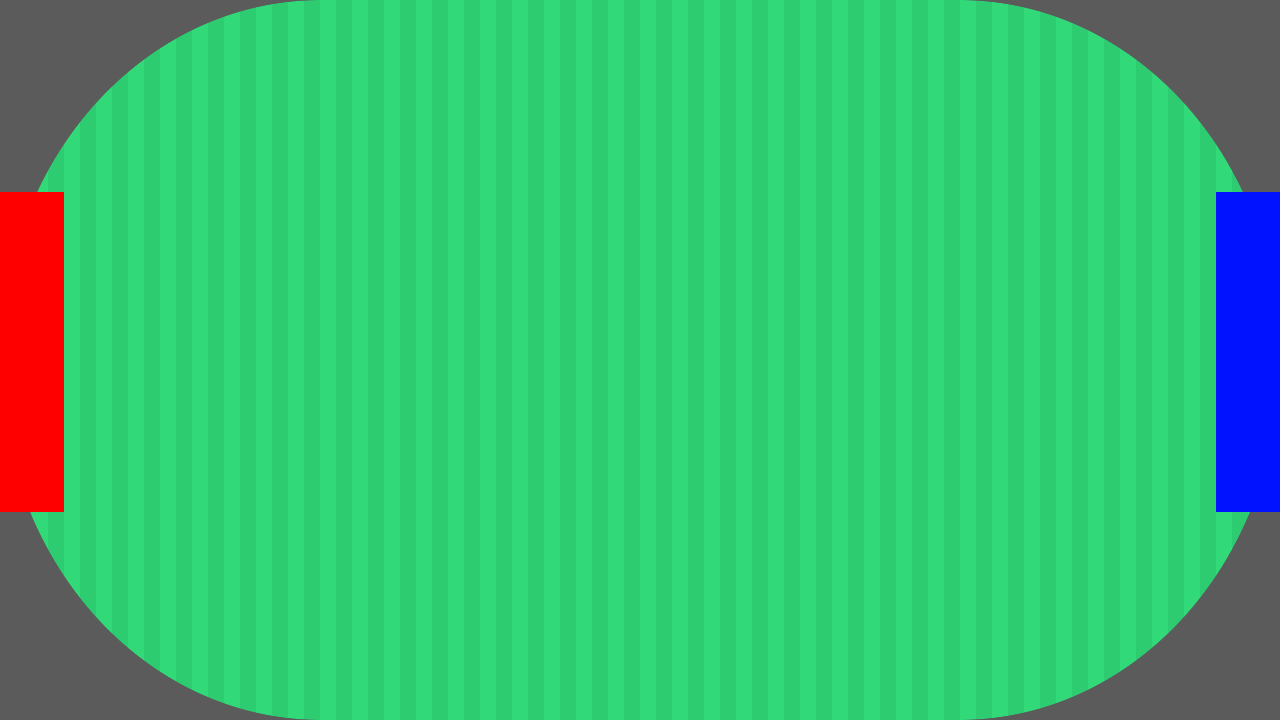
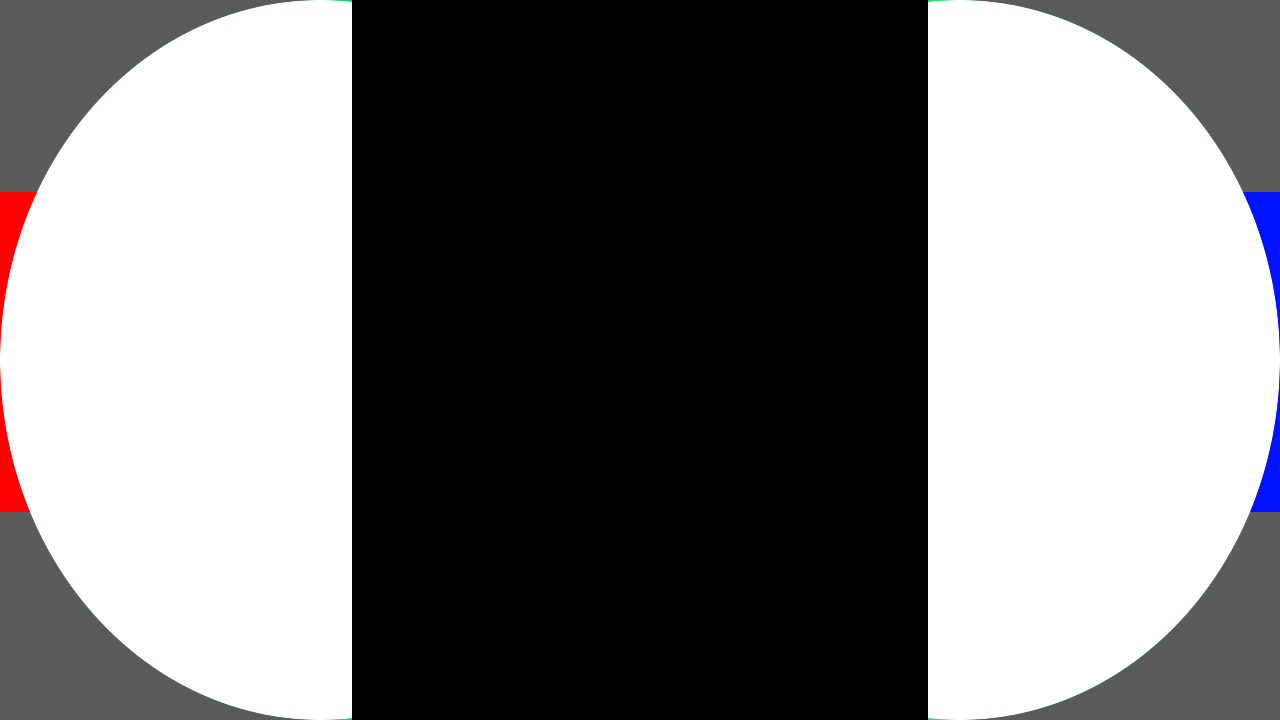
Layer changes from the first 1280x720 image to the second:
added layer "square zone" above "right circle" over [352, 0, 928, 720]
added layer "right circle" above "left_circle" over [640, 0, 1280, 720]
added layer "left_circle" above "blue goal AREA" over [0, 0, 640, 720]
